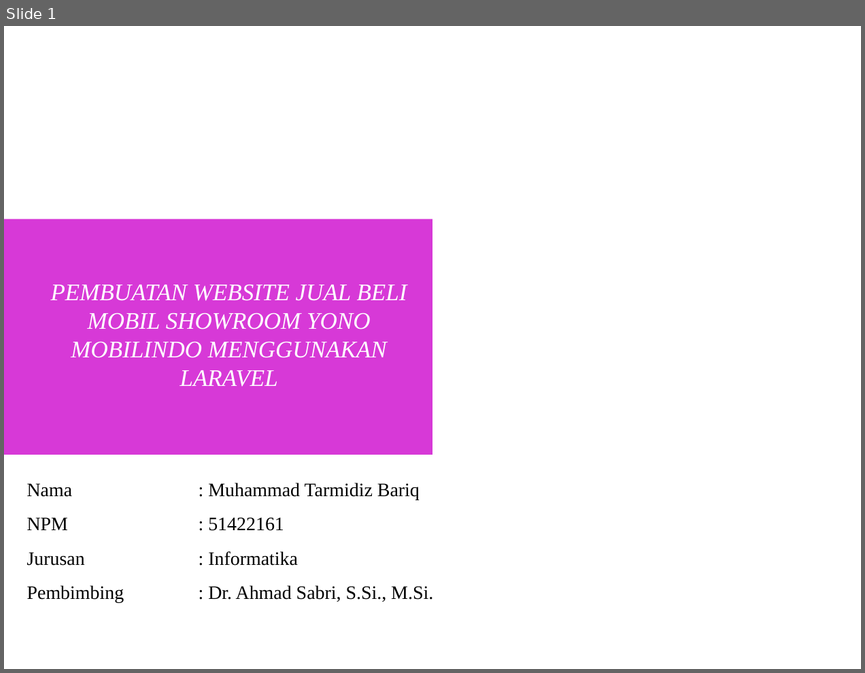
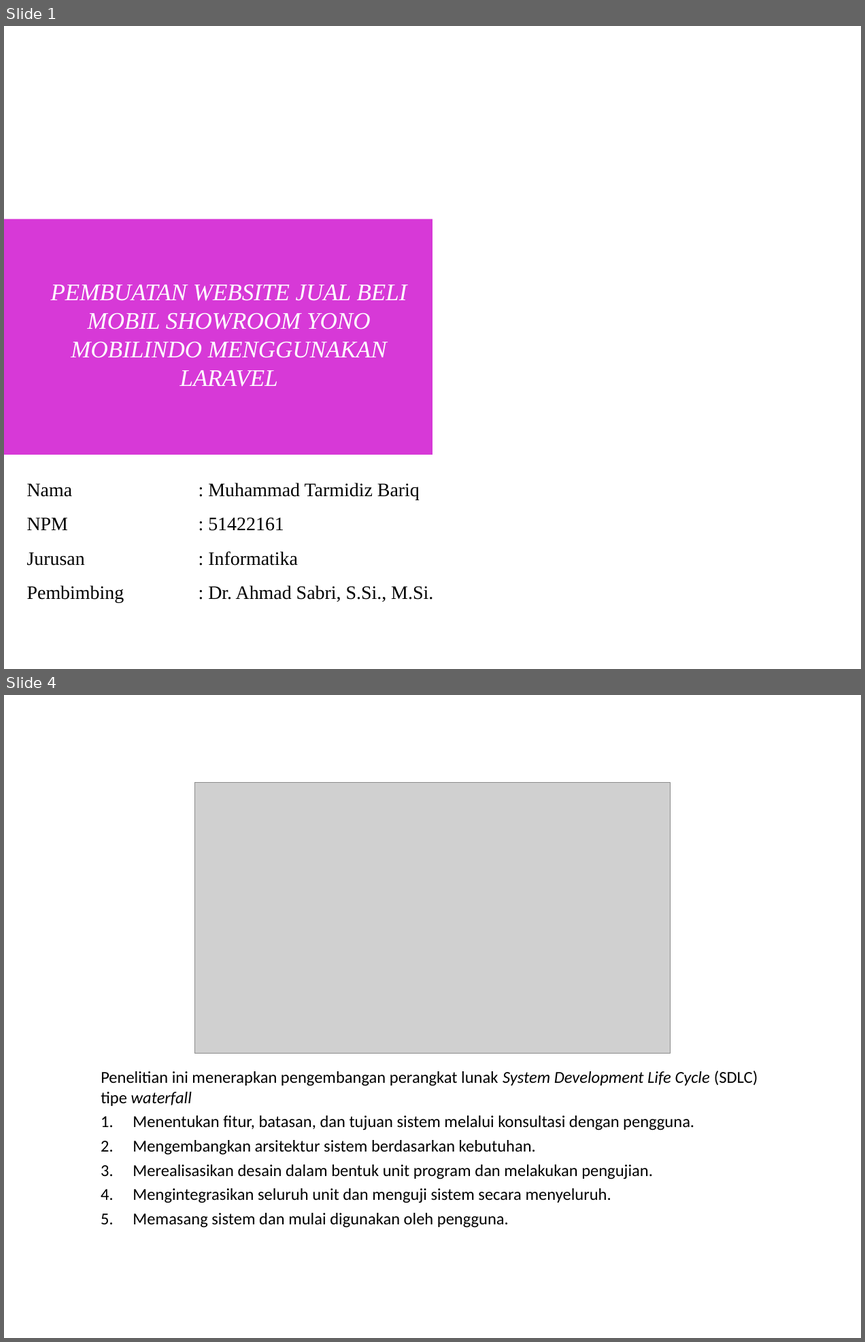
Before and after one commit to tarmidzibariq/KULIAH-SEMESTER-6, a slide deck: Penulisan Ilmiah/Sidang/Salinan dari Template Presentasi Sidang.pptx. Shown one above the other, each under a label of ours: slide 1 before the commit, slides 1 and 4 after it; the slides between them are not shown. The pictures are 865x673 and 865x1342 pixels, drawn with LibreOffice and Linux fonts; fonts in the diff are those of the drawing; grey boxes stand for pictures; background and template pictures are left out. Boxes give left, top, right and bottom in pixels: in the first picture for what was removed or moved away, otherwise in the second. Text is boxed around its words. In the diff, an @@ line names an element or a change of style, - is before the commit and + after.

```diff
--- a/Penulisan Ilmiah/Sidang/Salinan dari Template Presentasi Sidang.pptx
+++ b/Penulisan Ilmiah/Sidang/Salinan dari Template Presentasi Sidang.pptx
@@ slide 4 added at (4,695,861,1338), background #FFFFFF @@
@@ title added at (4,695,676,774), 24 pt, text #FFFFFF @@
+METODE PENELITIAN
@@ picture added at (195,783,670,1053) @@
@@ text added at (101,1070,757,1227), 14 pt, text #000000 @@
+Penelitian ini menerapkan pengembangan perangkat lunak System Development Life Cycle (SDLC) tipe waterfall
+1. Menentukan fitur, batasan, dan tujuan sistem melalui konsultasi dengan pengguna.
+2. Mengembangkan arsitektur sistem berdasarkan kebutuhan.
+3. Merealisasikan desain dalam bentuk unit program dan melakukan pengujian.
+4. Mengintegrasikan seluruh unit dan menguji sistem secara menyeluruh.
+5. Memasang sistem dan mulai digunakan oleh pengguna.
```
Also in this commit, not shown: 2 slides changed, 12 other slides added, 2 slides removed, 8 other files.
